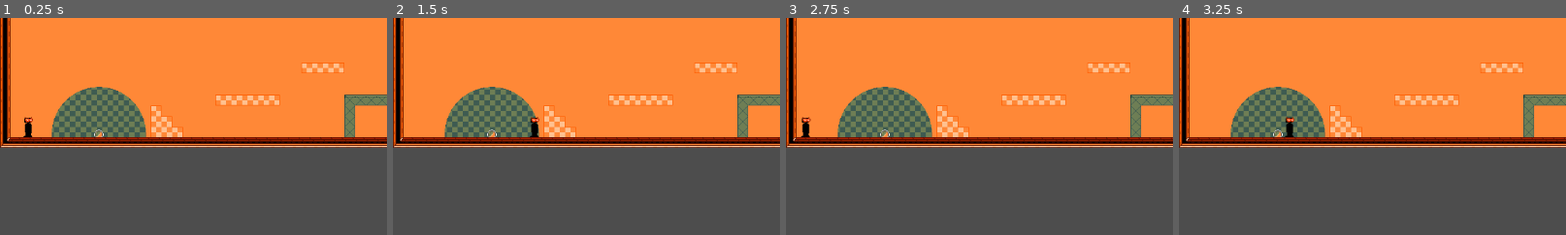
Above: before the commit, frames 1-4 (left to right).
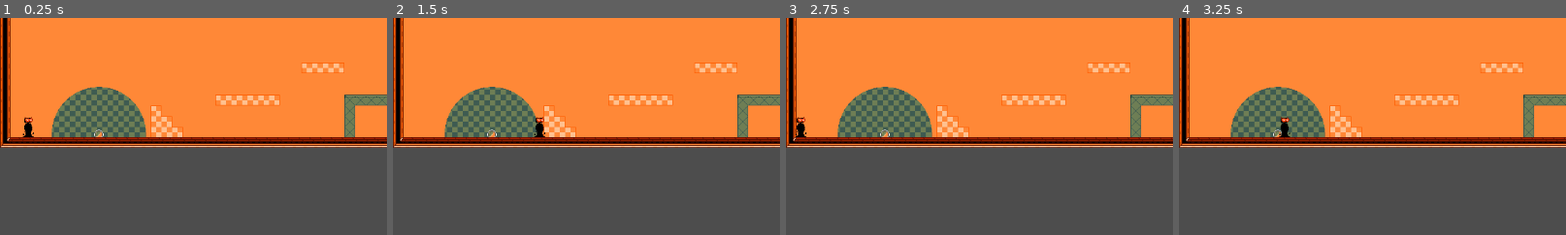
Above: after the commit, the same moments.

Repository: jeffman323/GGJ2026
Game: Godot game, scene res://Scenes/MainSceneIGuess.tscn
Two runs of this game, one before a commit and one after it. Both use one fixed random seed, a clock stepped at 60 frames per second and the inputs below. The engine's default icon, where the game draws it, is replaced by a stand-in: a white triangle on a blue panel in a dark square.
Inputs:
- Up to frame 1 (0.25 s): no input
- Up to frame 2 (1.5 s): tap Enter at 0.5 s; hold Right (ui_right) from 0.53 s (still down); tap Space at 0.77 s
- Up to frame 3 (2.75 s): tap Space at 1.52, 2 s; release Right (ui_right) at 2.03 s; hold Left (ui_left) from 2.03 s (still down)
- Up to frame 4 (3.25 s): release Left (ui_left) at 2.78 s; hold Right (ui_right) from 2.78 s (still down); tap Space at 3.02 s
The pictures show only the part of the screen within x 0-50%, y 19-69%; the shares and areas given below are measured in that part.

The runs differ from the first frame. In frame 1, less than 0.1% of the frame differs, in the area x 5-9%, y 48-55%; in frame 2, 0.3%; in frame 3, 0.3%, in the area x 2-7%, y 45-55%; in frame 4, 0.3%.

Commit message:
Character Animations
Added character animations:
Idle, Orbidle
Run, Orbrun
Jump, Orbjump
Orbpickup

Idk how jump animations are supposed to work, so they are just in there in a basic form for now

Diff:
--- a/ggj-2026/Scenes/MainSceneIGuess.tscn
+++ b/ggj-2026/Scenes/MainSceneIGuess.tscn
@@ -13,8 +13,14 @@
 [ext_resource type="TileSet" uid="uid://50ipgsqjv3j3" path="res://Images/TileSets/OrbLayerYesOrb.tres" id="6_yrl3s"]
 [ext_resource type="Texture2D" uid="uid://doxhqlep25o1" path="res://Images/icon.svg" id="7_04tag"]
 [ext_resource type="Script" uid="uid://buaal3v1mpw7k" path="res://Scripts/the_orb_script.gd" id="8_ce8d2"]
-[ext_resource type="Texture2D" uid="uid://dhnfuvcirkf7e" path="res://Images/char.png" id="10_oxga5"]
+[ext_resource type="Texture2D" uid="uid://dugy4wkvs2x4a" path="res://Images/Character Spirites/idle.png" id="11_04tag"]
+[ext_resource type="Texture2D" uid="uid://dppd5c0x3qwbs" path="res://Images/Character Spirites/orbidle.png" id="12_vjh8j"]
+[ext_resource type="Texture2D" uid="uid://d32sllm3ldewv" path="res://Images/Character Spirites/jump.png" id="13_4qc6u"]
+[ext_resource type="Texture2D" uid="uid://c2narx1dm72wg" path="res://Images/Character Spirites/orbjump.png" id="14_2oxq5"]
 [ext_resource type="Texture2D" uid="uid://dpwvppewj86qv" path="res://Images/orb.png" id="14_oxga5"]
+[ext_resource type="Texture2D" uid="uid://b2qjbtnmaea2o" path="res://Images/Character Spirites/run.png" id="15_wylx0"]
+[ext_resource type="Texture2D" uid="uid://4tgyocix5aea" path="res://Images/Character Spirites/orbrun.png" id="16_376b5"]
+[ext_resource type="Texture2D" uid="uid://duutchf0qcace" path="res://Images/Character Spirites/orbpickup.png" id="17_4d72h"]
 
 [sub_resource type="TileSetAtlasSource" id="TileSetAtlasSource_04tag"]
 texture = ExtResource("1_oxga5")
@@ -129,7 +135,369 @@
 shader_parameter/orb_updater = Vector2(0, 0)
 
 [sub_resource type="RectangleShape2D" id="RectangleShape2D_b548h"]
-size = Vector2(27, 34)
+size = Vector2(12, 29)
+
+[sub_resource type="Animation" id="Animation_yrl3s"]
+length = 0.001
+tracks/0/type = "value"
+tracks/0/imported = false
+tracks/0/enabled = true
+tracks/0/path = NodePath("Sprite2D:frame")
+tracks/0/interp = 1
+tracks/0/loop_wrap = true
+tracks/0/keys = {
+"times": PackedFloat32Array(0),
+"transitions": PackedFloat32Array(1),
+"update": 1,
+"values": [0]
+}
+tracks/1/type = "value"
+tracks/1/imported = false
+tracks/1/enabled = true
+tracks/1/path = NodePath("Sprite2D:texture")
+tracks/1/interp = 1
+tracks/1/loop_wrap = true
+tracks/1/keys = {
+"times": PackedFloat32Array(0),
+"transitions": PackedFloat32Array(1),
+"update": 1,
+"values": [ExtResource("11_04tag")]
+}
+tracks/2/type = "value"
+tracks/2/imported = false
+tracks/2/enabled = true
+tracks/2/path = NodePath("Sprite2D:hframes")
+tracks/2/interp = 1
+tracks/2/loop_wrap = true
+tracks/2/keys = {
+"times": PackedFloat32Array(0),
+"transitions": PackedFloat32Array(1),
+"update": 1,
+"values": [8]
+}
+tracks/3/type = "value"
+tracks/3/imported = false
+tracks/3/enabled = true
+tracks/3/path = NodePath("Sprite2D/AnimationPlayer:current_animation")
+tracks/3/interp = 1
+tracks/3/loop_wrap = true
+tracks/3/keys = {
+"times": PackedFloat32Array(0),
+"transitions": PackedFloat32Array(1),
+"update": 1,
+"values": [""]
+}
+
+[sub_resource type="Animation" id="Animation_7gr6y"]
+resource_name = "idle"
+length = 0.8
+loop_mode = 1
+tracks/0/type = "value"
+tracks/0/imported = false
+tracks/0/enabled = true
+tracks/0/path = NodePath("Sprite2D:frame")
+tracks/0/interp = 1
+tracks/0/loop_wrap = true
+tracks/0/keys = {
+"times": PackedFloat32Array(0, 0.1, 0.2, 0.3, 0.4, 0.5, 0.6, 0.7),
+"transitions": PackedFloat32Array(1, 1, 1, 1, 1, 1, 1, 1),
+"update": 1,
+"values": [0, 1, 2, 3, 4, 5, 6, 7]
+}
+tracks/1/type = "value"
+tracks/1/imported = false
+tracks/1/enabled = true
+tracks/1/path = NodePath("Sprite2D:texture")
+tracks/1/interp = 1
+tracks/1/loop_wrap = true
+tracks/1/keys = {
+"times": PackedFloat32Array(0),
+"transitions": PackedFloat32Array(1),
+"update": 1,
+"values": [ExtResource("11_04tag")]
+}
+tracks/2/type = "value"
+tracks/2/imported = false
+tracks/2/enabled = true
+tracks/2/path = NodePath("Sprite2D:hframes")
+tracks/2/interp = 1
+tracks/2/loop_wrap = true
+tracks/2/keys = {
+"times": PackedFloat32Array(0),
+"transitions": PackedFloat32Array(1),
+"update": 1,
+"values": [8]
+}
+
+[sub_resource type="Animation" id="Animation_1rwvs"]
+resource_name = "orbidle"
+length = 0.8
+loop_mode = 1
+tracks/0/type = "value"
+tracks/0/imported = false
+tracks/0/enabled = true
+tracks/0/path = NodePath("Sprite2D:frame")
+tracks/0/interp = 1
+tracks/0/loop_wrap = true
+tracks/0/keys = {
+"times": PackedFloat32Array(0, 0.1, 0.2, 0.3, 0.4, 0.5, 0.6, 0.7),
+"transitions": PackedFloat32Array(1, 1, 1, 1, 1, 1, 1, 1),
+"update": 1,
+"values": [0, 1, 2, 3, 4, 5, 6, 7]
+}
+tracks/1/type = "value"
+tracks/1/imported = false
+tracks/1/enabled = true
+tracks/1/path = NodePath("Sprite2D:hframes")
+tracks/1/interp = 1
+tracks/1/loop_wrap = true
+tracks/1/keys = {
+"times": PackedFloat32Array(0),
+"transitions": PackedFloat32Array(1),
+"update": 1,
+"values": [8]
+}
+tracks/2/type = "value"
+tracks/2/imported = false
+tracks/2/enabled = true
+tracks/2/path = NodePath("Sprite2D:texture")
+tracks/2/interp = 1
+tracks/2/loop_wrap = true
+tracks/2/keys = {
+"times": PackedFloat32Array(0),
+"transitions": PackedFloat32Array(1),
+"update": 1,
+"values": [ExtResource("12_vjh8j")]
+}
+
+[sub_resource type="Animation" id="Animation_p2x12"]
+resource_name = "jump"
+length = 0.8
+loop_mode = 1
+tracks/0/type = "value"
+tracks/0/imported = false
+tracks/0/enabled = true
+tracks/0/path = NodePath("Sprite2D:frame")
+tracks/0/interp = 1
+tracks/0/loop_wrap = true
+tracks/0/keys = {
+"times": PackedFloat32Array(0, 0.1, 0.2, 0.3, 0.4, 0.5, 0.6, 0.7, 0.8, 0.9, 1, 1.1, 1.2),
+"transitions": PackedFloat32Array(1, 1, 1, 1, 1, 1, 1, 1, 1, 1, 1, 1, 1),
+"update": 1,
+"values": [0, 1, 2, 3, 4, 5, 6, 7, 8, 9, 10, 11, 12]
+}
+tracks/1/type = "value"
+tracks/1/imported = false
+tracks/1/enabled = true
+tracks/1/path = NodePath("Sprite2D:hframes")
+tracks/1/interp = 1
+tracks/1/loop_wrap = true
+tracks/1/keys = {
+"times": PackedFloat32Array(0),
+"transitions": PackedFloat32Array(1),
+"update": 1,
+"values": [13]
+}
+tracks/2/type = "value"
+tracks/2/imported = false
+tracks/2/enabled = true
+tracks/2/path = NodePath("Sprite2D:texture")
+tracks/2/interp = 1
+tracks/2/loop_wrap = true
+tracks/2/keys = {
+"times": PackedFloat32Array(0),
+"transitions": PackedFloat32Array(1),
+"update": 1,
+"values": [ExtResource("13_4qc6u")]
+}
+
+[sub_resource type="Animation" id="Animation_a8hv7"]
+resource_name = "orbjump"
+length = 1.3
+loop_mode = 1
+tracks/0/type = "value"
+tracks/0/imported = false
+tracks/0/enabled = true
+tracks/0/path = NodePath("Sprite2D:frame")
+tracks/0/interp = 1
+tracks/0/loop_wrap = true
+tracks/0/keys = {
+"times": PackedFloat32Array(0, 0.1, 0.2, 0.3, 0.4, 0.5, 0.6, 0.7, 0.8, 0.9, 1, 1.1, 1.2),
+"transitions": PackedFloat32Array(1, 1, 1, 1, 1, 1, 1, 1, 1, 1, 1, 1, 1),
+"update": 1,
+"values": [0, 1, 2, 3, 4, 5, 6, 7, 8, 9, 10, 11, 12]
+}
+tracks/1/type = "value"
+tracks/1/imported = false
+tracks/1/enabled = true
+tracks/1/path = NodePath("Sprite2D:hframes")
+tracks/1/interp = 1
+tracks/1/loop_wrap = true
+tracks/1/keys = {
+"times": PackedFloat32Array(0),
+"transitions": PackedFloat32Array(1),
+"update": 1,
+"values": [13]
+}
+tracks/2/type = "value"
+tracks/2/imported = false
+tracks/2/enabled = true
+tracks/2/path = NodePath("Sprite2D:texture")
+tracks/2/interp = 1
+tracks/2/loop_wrap = true
+tracks/2/keys = {
+"times": PackedFloat32Array(0),
+"transitions": PackedFloat32Array(1),
+"update": 1,
+"values": [ExtResource("14_2oxq5")]
+}
+
+[sub_resource type="Animation" id="Animation_i7m21"]
+resource_name = "run"
+length = 0.8
+loop_mode = 1
+tracks/0/type = "value"
+tracks/0/imported = false
+tracks/0/enabled = true
+tracks/0/path = NodePath("Sprite2D:frame")
+tracks/0/interp = 1
+tracks/0/loop_wrap = true
+tracks/0/keys = {
+"times": PackedFloat32Array(0, 0.1, 0.2, 0.3),
+"transitions": PackedFloat32Array(1, 1, 1, 1),
+"update": 1,
+"values": [0, 1, 2, 3]
+}
+tracks/1/type = "value"
+tracks/1/imported = false
+tracks/1/enabled = true
+tracks/1/path = NodePath("Sprite2D:texture")
+tracks/1/interp = 1
+tracks/1/loop_wrap = true
+tracks/1/keys = {
+"times": PackedFloat32Array(0),
+"transitions": PackedFloat32Array(1),
+"update": 1,
+"values": [ExtResource("15_wylx0")]
+}
+tracks/2/type = "value"
+tracks/2/imported = false
+tracks/2/enabled = true
+tracks/2/path = NodePath("Sprite2D:hframes")
+tracks/2/interp = 1
+tracks/2/loop_wrap = true
+tracks/2/keys = {
+"times": PackedFloat32Array(0),
+"transitions": PackedFloat32Array(1),
+"update": 1,
+"values": [4]
+}
+
+[sub_resource type="Animation" id="Animation_kfjam"]
+resource_name = "orbrun"
+length = 0.8
+loop_mode = 1
+tracks/0/type = "value"
+tracks/0/imported = false
+tracks/0/enabled = true
+tracks/0/path = NodePath("Sprite2D:frame")
+tracks/0/interp = 1
+tracks/0/loop_wrap = true
+tracks/0/keys = {
+"times": PackedFloat32Array(0, 0.1, 0.2, 0.3),
+"transitions": PackedFloat32Array(1, 1, 1, 1),
+"update": 1,
+"values": [0, 1, 2, 3]
+}
+tracks/1/type = "value"
+tracks/1/imported = false
+tracks/1/enabled = true
+tracks/1/path = NodePath("Sprite2D:texture")
+tracks/1/interp = 1
+tracks/1/loop_wrap = true
+tracks/1/keys = {
+"times": PackedFloat32Array(0),
+"transitions": PackedFloat32Array(1),
+"update": 1,
+"values": [ExtResource("16_376b5")]
+}
+tracks/2/type = "value"
+tracks/2/imported = false
+tracks/2/enabled = true
+tracks/2/path = NodePath("Sprite2D:hframes")
+tracks/2/interp = 1
+tracks/2/loop_wrap = true
+tracks/2/keys = {
+"times": PackedFloat32Array(0),
+"transitions": PackedFloat32Array(1),
+"update": 1,
+"values": [4]
+}
+
+[sub_resource type="Animation" id="Animation_q226e"]
+resource_name = "orbpickup"
+length = 0.8
+loop_mode = 2
+tracks/0/type = "value"
+tracks/0/imported = false
+tracks/0/enabled = true
+tracks/0/path = NodePath("Sprite2D:frame")
+tracks/0/interp = 1
+tracks/0/loop_wrap = true
+tracks/0/keys = {
+"times": PackedFloat32Array(0, 0.1, 0.2, 0.3, 0.4, 0.5, 0.6, 0.7),
+"transitions": PackedFloat32Array(1, 1, 1, 1, 1, 1, 1, 1),
+"update": 1,
+"values": [0, 1, 2, 3, 4, 5, 6, 7]
+}
+tracks/1/type = "value"
+tracks/1/imported = false
+tracks/1/enabled = true
+tracks/1/path = NodePath("Sprite2D:texture")
+tracks/1/interp = 1
+tracks/1/loop_wrap = true
+tracks/1/keys = {
+"times": PackedFloat32Array(0),
+"transitions": PackedFloat32Array(1),
+"update": 1,
+"values": [ExtResource("17_4d72h")]
+}
+tracks/2/type = "value"
+tracks/2/imported = false
+tracks/2/enabled = true
+tracks/2/path = NodePath("Sprite2D:hframes")
+tracks/2/interp = 1
+tracks/2/loop_wrap = true
+tracks/2/keys = {
+"times": PackedFloat32Array(0),
+"transitions": PackedFloat32Array(1),
+"update": 1,
+"values": [8]
+}
+tracks/3/type = "value"
+tracks/3/imported = false
+tracks/3/enabled = true
+tracks/3/path = NodePath("Sprite2D/AnimationPlayer:current_animation")
+tracks/3/interp = 1
+tracks/3/loop_wrap = true
+tracks/3/keys = {
+"times": PackedFloat32Array(0.8),
+"transitions": PackedFloat32Array(1),
+"update": 1,
+"values": [&"orbidle"]
+}
+
+[sub_resource type="AnimationLibrary" id="AnimationLibrary_syxub"]
+_data = {
+&"RESET": SubResource("Animation_yrl3s"),
+&"idle": SubResource("Animation_7gr6y"),
+&"jump": SubResource("Animation_p2x12"),
+&"orbidle": SubResource("Animation_1rwvs"),
+&"orbjump": SubResource("Animation_a8hv7"),
+&"orbpickup": SubResource("Animation_q226e"),
+&"orbrun": SubResource("Animation_kfjam"),
+&"run": SubResource("Animation_i7m21")
+}
 
 [sub_resource type="ShaderMaterial" id="ShaderMaterial_ahu1t"]
 render_priority = 0
@@ -232,12 +600,19 @@
 script = ExtResource("4_cke1q")
 
 [node name="CollisionShape2D" type="CollisionShape2D" parent="PlayerCharacter"]
-position = Vector2(0, -1)
+position = Vector2(0, 1.5)
 shape = SubResource("RectangleShape2D_b548h")
 
 [node name="Sprite2D" type="Sprite2D" parent="PlayerCharacter"]
 z_index = 2
-texture = ExtResource("10_oxga5")
+texture = ExtResource("11_04tag")
+hframes = 8
+
+[node name="AnimationPlayer" type="AnimationPlayer" parent="PlayerCharacter/Sprite2D"]
+root_node = NodePath("../..")
+libraries = {
+&"": SubResource("AnimationLibrary_syxub")
+}
 
 [node name="Aura?" type="Sprite2D" parent="PlayerCharacter"]
 visible = false
Binary file added: ggj-2026/Images/Character Spirites/idle.png
Not shown, added: ggj-2026/Images/Character Spirites/idle.png.import
Binary file added: ggj-2026/Images/Character Spirites/jump.png
Not shown, added: ggj-2026/Images/Character Spirites/jump.png.import
Binary file added: ggj-2026/Images/Character Spirites/orbidle.png
Not shown, added: ggj-2026/Images/Character Spirites/orbidle.png.import
Binary file added: ggj-2026/Images/Character Spirites/orbjump.png
Not shown, added: ggj-2026/Images/Character Spirites/orbjump.png.import
Binary file added: ggj-2026/Images/Character Spirites/orbpickup.png
Not shown, added: ggj-2026/Images/Character Spirites/orbpickup.png.import
Binary file added: ggj-2026/Images/Character Spirites/orbrun.png
Not shown, added: ggj-2026/Images/Character Spirites/orbrun.png.import
(and 3 more such lines)
